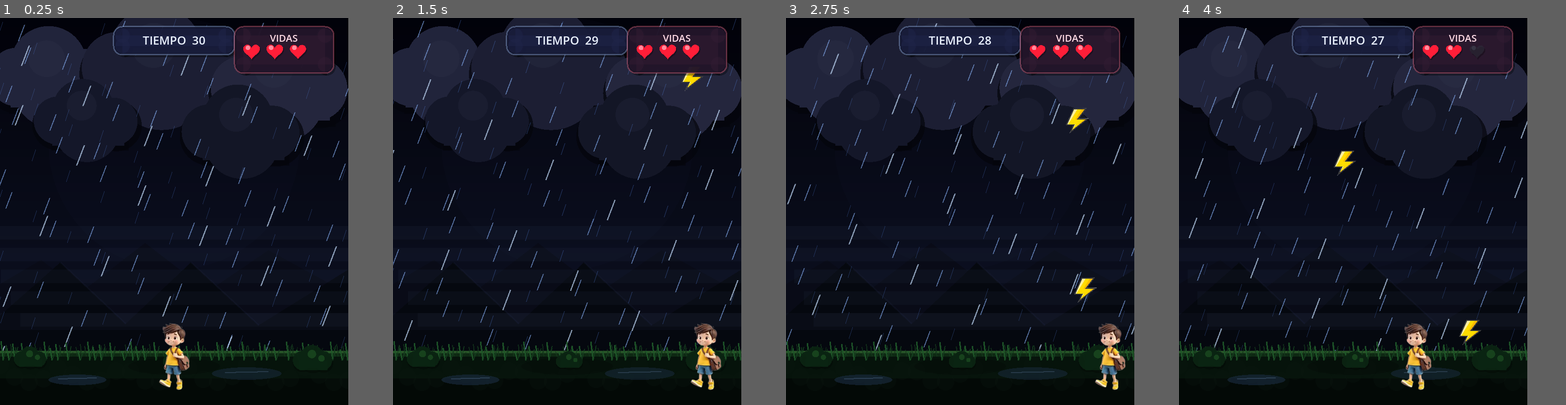
Above: before the commit, frames 1-4 (left to right).
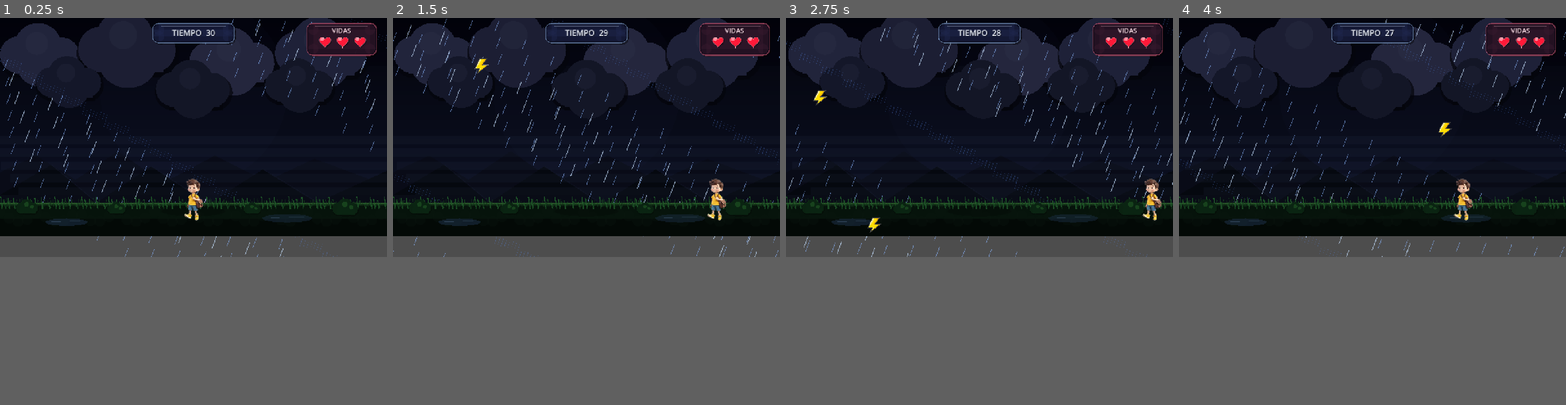
Above: after the commit, the same moments.

Repository: Dylan11092005/Minijuegos
Game: Godot game, scene res://minigame_rayo/MainRayo.tscn
Same seed, same stepped clock (60 frames per second), same inputs: the game is played once before the commit and once after it. This scene is started directly instead of the project's main scene.
Inputs (mouse positions are in pixels of both pictures, inside the frame that each line leads up to):
- Up to frame 1 (0.25 s): no input
- Up to frame 2 (1.5 s): move the mouse to (644, 192) at 0.52 s; hold Right (ui_right) 0.53-1.25 s; click (644, 192) at 0.67 s; drag from (497, 230) to (690, 37) at 1.27 s
- Up to frame 3 (2.75 s): move the mouse to (994, 126) at 2.02 s; hold Right (ui_right) from 2.03 s (still down)
- Up to frame 4 (4 s): release Right (ui_right) at 2.75 s; drag from (1333, 288) to (1469, 122) at 2.77 s; move the mouse to (1457, 269) at 3.52 s; hold Left (ui_left) from 3.53 s (still down)
In our replay, the window is 720x800 before the commit and 800x494 after it. These sizes can differ from the game's own. Grey fills any space a smaller window leaves; there, only what the larger window draws over its background counts as a difference.

The runs differ from the first frame. In frame 1, 27% of the frame differs, in the area x 0-100%, y 0-97%; in frame 2, 27%; in frame 3, 27%; in frame 4, 27%.

Commit message:
cambios en el juego y en la casilla

Diff:
--- a/minigame_rayo/MainRayo.tscn
+++ b/minigame_rayo/MainRayo.tscn
@@ -14,7 +14,7 @@
 script = ExtResource("3_0ej5d")
 
 [node name="PlayerRayo" parent="." unique_id=1999096692 instance=ExtResource("2_07qu5")]
-position = Vector2(360, 700)
+position = Vector2(640, 620)
 
 [node name="TimerSpawnRayos" type="Timer" parent="." unique_id=921495330]
 autostart = true
--- a/minigame_rayo/fondo_tormenta.gd
+++ b/minigame_rayo/fondo_tormenta.gd
@@ -1,4 +1,7 @@
 extends Node2D
+
+const ANCHO := 1280
+const ALTO := 720
 
 var tiempo := 0.0
 var flash := 0.0
@@ -44,25 +47,24 @@
 		var color_abajo := Color(0.055, 0.075, 0.15)
 		var color := color_arriba.lerp(color_abajo, t)
 
-		draw_rect(Rect2(0, i * 18, 720, 20), color)
-
-	# Oscuridad superior para dar profundidad
-	draw_rect(Rect2(0, 0, 720, 160), Color(0.0, 0.0, 0.035, 0.42))
-
-	# Brillo muy suave en el centro del cielo
-	draw_circle(Vector2(360, 260), 260, Color(0.15, 0.18, 0.35, 0.045))
+		draw_rect(Rect2(0, i * 16, ANCHO, 18), color)
+
+	# Oscuridad superior
+	draw_rect(Rect2(0, 0, ANCHO, 160), Color(0.0, 0.0, 0.035, 0.42))
+
+	# Brillo suave en el centro
+	draw_circle(Vector2(ANCHO / 2, 240), 310, Color(0.15, 0.18, 0.35, 0.045))
 
 
 func dibujar_luna_oculta():
-	var luna_pos := Vector2(585, 105)
-
-	# Resplandor de luna escondida
-	draw_circle(luna_pos, 55, Color(0.75, 0.82, 1.0, 0.09))
-	draw_circle(luna_pos, 42, Color(0.85, 0.88, 1.0, 0.16))
-	draw_circle(luna_pos + Vector2(-6, -4), 30, Color(0.93, 0.95, 1.0, 0.18))
-
-	# Sombra que la tapa parcialmente
-	draw_circle(luna_pos + Vector2(-20, -8), 35, Color(0.035, 0.045, 0.11, 0.62))
+	var luna_pos := Vector2(1080, 105)
+
+	draw_circle(luna_pos, 60, Color(0.75, 0.82, 1.0, 0.09))
+	draw_circle(luna_pos, 44, Color(0.85, 0.88, 1.0, 0.16))
+	draw_circle(luna_pos + Vector2(-6, -4), 31, Color(0.93, 0.95, 1.0, 0.18))
+
+	# Sombra para que parezca tapada por nubes
+	draw_circle(luna_pos + Vector2(-22, -8), 37, Color(0.035, 0.045, 0.11, 0.62))
 
 
 # =========================================================
@@ -72,37 +74,42 @@
 func dibujar_montanas():
 	# Montañas lejanas
 	var montanas_lejanas = PackedVector2Array([
-		Vector2(0, 680),
-		Vector2(0, 550),
-		Vector2(85, 500),
-		Vector2(170, 565),
-		Vector2(300, 465),
-		Vector2(430, 565),
-		Vector2(555, 480),
-		Vector2(720, 570),
-		Vector2(720, 680)
+		Vector2(0, 640),
+		Vector2(0, 510),
+		Vector2(120, 455),
+		Vector2(250, 535),
+		Vector2(390, 440),
+		Vector2(540, 545),
+		Vector2(710, 455),
+		Vector2(880, 540),
+		Vector2(1040, 465),
+		Vector2(1280, 555),
+		Vector2(1280, 640)
 	])
 	draw_colored_polygon(montanas_lejanas, Color(0.035, 0.045, 0.09))
 
 	# Montañas cercanas
 	var montanas_cercanas = PackedVector2Array([
-		Vector2(0, 720),
-		Vector2(0, 615),
-		Vector2(125, 505),
-		Vector2(260, 632),
-		Vector2(395, 505),
-		Vector2(535, 635),
-		Vector2(720, 520),
-		Vector2(720, 720)
+		Vector2(0, 690),
+		Vector2(0, 585),
+		Vector2(170, 485),
+		Vector2(320, 610),
+		Vector2(500, 490),
+		Vector2(690, 615),
+		Vector2(870, 500),
+		Vector2(1050, 610),
+		Vector2(1280, 505),
+		Vector2(1280, 690)
 	])
 	draw_colored_polygon(montanas_cercanas, Color(0.022, 0.032, 0.06))
 
-	# Sombras diagonales
-	draw_line(Vector2(125, 505), Vector2(260, 632), Color(0.08, 0.10, 0.18, 0.35), 3)
-	draw_line(Vector2(395, 505), Vector2(535, 635), Color(0.08, 0.10, 0.18, 0.35), 3)
+	# Sombras
+	draw_line(Vector2(170, 485), Vector2(320, 610), Color(0.08, 0.10, 0.18, 0.35), 3)
+	draw_line(Vector2(500, 490), Vector2(690, 615), Color(0.08, 0.10, 0.18, 0.35), 3)
+	draw_line(Vector2(870, 500), Vector2(1050, 610), Color(0.08, 0.10, 0.18, 0.35), 3)
 
 	# Neblina baja sobre montañas
-	draw_rect(Rect2(0, 610, 720, 35), Color(0.35, 0.42, 0.65, 0.045))
+	draw_rect(Rect2(0, 585, ANCHO, 35), Color(0.35, 0.42, 0.65, 0.045))
 
 
 # =========================================================
@@ -110,17 +117,19 @@
 # =========================================================
 
 func dibujar_nubes():
-	var movimiento_lento := sin(tiempo * 0.35) * 8
-	var movimiento_medio := sin(tiempo * 0.55) * 12
+	var movimiento_lento := sin(tiempo * 0.35) * 10
+	var movimiento_medio := sin(tiempo * 0.55) * 14
 
 	# Nubes superiores
-	dibujar_nube(Vector2(35 + movimiento_lento, 95), 1.35, Color(0.13, 0.14, 0.23))
-	dibujar_nube(Vector2(245 - movimiento_medio, 70), 1.65, Color(0.11, 0.12, 0.20))
-	dibujar_nube(Vector2(500 + movimiento_lento, 115), 1.45, Color(0.14, 0.15, 0.24))
-
-	# Nubes medias más oscuras
-	dibujar_nube(Vector2(120 - movimiento_lento, 190), 1.10, Color(0.08, 0.09, 0.16))
-	dibujar_nube(Vector2(430 + movimiento_medio, 210), 1.25, Color(0.075, 0.085, 0.15))
+	dibujar_nube(Vector2(60 + movimiento_lento, 95), 1.35, Color(0.13, 0.14, 0.23))
+	dibujar_nube(Vector2(335 - movimiento_medio, 70), 1.65, Color(0.11, 0.12, 0.20))
+	dibujar_nube(Vector2(690 + movimiento_lento, 115), 1.45, Color(0.14, 0.15, 0.24))
+	dibujar_nube(Vector2(980 - movimiento_lento, 85), 1.55, Color(0.12, 0.13, 0.22))
+
+	# Nubes medias oscuras
+	dibujar_nube(Vector2(170 - movimiento_lento, 190), 1.10, Color(0.08, 0.09, 0.16))
+	dibujar_nube(Vector2(570 + movimiento_medio, 210), 1.25, Color(0.075, 0.085, 0.15))
+	dibujar_nube(Vector2(930 - movimiento_medio, 200), 1.15, Color(0.075, 0.085, 0.15))
 
 
 func dibujar_nube(pos: Vector2, escala: float, color_nube: Color):
@@ -132,14 +141,14 @@
 	draw_circle(pos + Vector2(110, 30) * escala, 48 * escala, sombra)
 	draw_rect(Rect2(pos.x - 12 * escala, pos.y + 28 * escala, 145 * escala, 48 * escala), sombra)
 
-	# Cuerpo de nube
+	# Cuerpo principal
 	draw_circle(pos + Vector2(0, 20) * escala, 45 * escala, color_nube)
 	draw_circle(pos + Vector2(48, 0) * escala, 58 * escala, color_nube)
 	draw_circle(pos + Vector2(105, 22) * escala, 45 * escala, color_nube)
 	draw_circle(pos + Vector2(55, 36) * escala, 62 * escala, color_nube)
 	draw_rect(Rect2(pos.x - 10 * escala, pos.y + 22 * escala, 135 * escala, 45 * escala), color_nube)
 
-	# Brillo leve
+	# Brillo superior leve
 	draw_circle(pos + Vector2(45, -8) * escala, 28 * escala, Color(0.25, 0.27, 0.36, 0.14))
 
 
@@ -148,10 +157,10 @@
 # =========================================================
 
 func dibujar_lluvia():
-	# Lluvia fina del fondo
-	for i in range(95):
-		var x = fmod(i * 71 + tiempo * 165, 780) - 40
-		var y = fmod(i * 43 + tiempo * 410, 820)
+	# Lluvia fina de fondo
+	for i in range(140):
+		var x = fmod(i * 71 + tiempo * 165, ANCHO + 80) - 40
+		var y = fmod(i * 43 + tiempo * 410, ALTO + 100)
 
 		draw_line(
 			Vector2(x, y),
@@ -161,9 +170,9 @@
 		)
 
 	# Lluvia principal
-	for i in range(75):
-		var x = fmod(i * 91 + tiempo * 260, 780) - 40
-		var y = fmod(i * 59 + tiempo * 560, 830)
+	for i in range(115):
+		var x = fmod(i * 91 + tiempo * 260, ANCHO + 80) - 40
+		var y = fmod(i * 59 + tiempo * 560, ALTO + 110)
 
 		draw_line(
 			Vector2(x, y),
@@ -172,10 +181,10 @@
 			2
 		)
 
-	# Lluvia frontal más fuerte
-	for i in range(28):
-		var x = fmod(i * 127 + tiempo * 390, 800) - 50
-		var y = fmod(i * 83 + tiempo * 720, 850)
+	# Lluvia frontal
+	for i in range(45):
+		var x = fmod(i * 127 + tiempo * 390, ANCHO + 100) - 50
+		var y = fmod(i * 83 + tiempo * 720, ALTO + 130)
 
 		draw_line(
 			Vector2(x, y),
@@ -186,13 +195,13 @@
 
 
 func dibujar_neblina():
-	var offset := sin(tiempo * 0.45) * 18
+	var offset := sin(tiempo * 0.45) * 22
 
 	for i in range(5):
-		var y := 430 + i * 45
+		var y := 390 + i * 42
 
 		draw_rect(
-			Rect2(-40 + offset + i * 20, y, 800, 28),
+			Rect2(-60 + offset + i * 30, y, ANCHO + 120, 28),
 			Color(0.45, 0.55, 0.75, 0.045)
 		)
 
@@ -202,19 +211,19 @@
 # =========================================================
 
 func dibujar_suelo():
-	# Base del terreno con varias capas
-	draw_rect(Rect2(0, 688, 720, 112), Color(0.018, 0.050, 0.035))
-	draw_rect(Rect2(0, 700, 720, 100), Color(0.025, 0.075, 0.045))
-	draw_rect(Rect2(0, 745, 720, 55), Color(0.012, 0.032, 0.023, 0.90))
+	# Base del terreno con capas
+	draw_rect(Rect2(0, 610, ANCHO, 110), Color(0.018, 0.050, 0.035))
+	draw_rect(Rect2(0, 622, ANCHO, 98), Color(0.025, 0.075, 0.045))
+	draw_rect(Rect2(0, 665, ANCHO, 55), Color(0.012, 0.032, 0.023, 0.90))
 
 	# Línea superior de césped
-	draw_rect(Rect2(0, 688, 720, 5), Color(0.16, 0.34, 0.16, 0.95))
-	draw_rect(Rect2(0, 693, 720, 7), Color(0.06, 0.17, 0.08, 0.90))
-
-	# Textura suave del suelo
-	for i in range(28):
+	draw_rect(Rect2(0, 610, ANCHO, 5), Color(0.16, 0.34, 0.16, 0.95))
+	draw_rect(Rect2(0, 615, ANCHO, 7), Color(0.06, 0.17, 0.08, 0.90))
+
+	# Textura suave
+	for i in range(46):
 		var x := i * 30
-		var y := 718 + int(abs(sin(i * 2.4)) * 36)
+		var y := 640 + int(abs(sin(i * 2.4)) * 34)
 
 		draw_circle(
 			Vector2(x, y),
@@ -223,60 +232,61 @@
 		)
 
 	# Sombra donde se apoya el jugador
-	draw_oval(Vector2(360, 720), Vector2(95, 18), Color(0.0, 0.0, 0.0, 0.20))
+	dibujar_ovalo(Vector2(640, 638), Vector2(105, 18), Color(0.0, 0.0, 0.0, 0.20))
 
 
 func dibujar_detalles_suelo():
 	# Pasto de fondo
-	for i in range(58):
+	for i in range(95):
 		var x := i * 13 + int(sin(i * 1.7) * 5)
 		var alto := 10 + int(abs(sin(i * 2.3)) * 17)
 
 		draw_line(
-			Vector2(x, 700),
-			Vector2(x - 3, 700 - alto),
+			Vector2(x, 622),
+			Vector2(x - 3, 622 - alto),
 			Color(0.08, 0.22, 0.11, 0.75),
 			2
 		)
 
 		draw_line(
-			Vector2(x + 4, 700),
-			Vector2(x + 8, 700 - alto * 0.75),
+			Vector2(x + 4, 622),
+			Vector2(x + 8, 622 - alto * 0.75),
 			Color(0.06, 0.18, 0.09, 0.65),
 			2
 		)
 
-	# Pasto frontal más visible
-	for i in range(42):
+	# Pasto frontal más definido
+	for i in range(72):
 		var x := i * 18 + int(cos(i * 1.3) * 7)
 		var alto := 18 + int(abs(cos(i * 1.9)) * 22)
 
 		draw_line(
-			Vector2(x, 708),
-			Vector2(x - 5, 708 - alto),
+			Vector2(x, 630),
+			Vector2(x - 5, 630 - alto),
 			Color(0.12, 0.34, 0.16, 0.92),
 			3
 		)
 
 		draw_line(
-			Vector2(x, 708),
-			Vector2(x + 6, 708 - alto * 0.8),
+			Vector2(x, 630),
+			Vector2(x + 6, 630 - alto * 0.8),
 			Color(0.08, 0.25, 0.12, 0.85),
 			2
 		)
 
 	# Arbustos
-	dibujar_arbusto(Vector2(45, 705), 0.9)
-	dibujar_arbusto(Vector2(625, 708), 1.1)
-	dibujar_arbusto(Vector2(350, 710), 0.75)
+	dibujar_arbusto(Vector2(70, 628), 1.0)
+	dibujar_arbusto(Vector2(1120, 630), 1.15)
+	dibujar_arbusto(Vector2(370, 632), 0.8)
+	dibujar_arbusto(Vector2(820, 632), 0.75)
 
 	# Charcos
-	dibujar_charco(Vector2(160, 748), Vector2(60, 11), Color(0.10, 0.17, 0.25, 0.62))
-	dibujar_charco(Vector2(510, 735), Vector2(72, 13), Color(0.10, 0.17, 0.25, 0.50))
+	dibujar_charco(Vector2(220, 675), Vector2(70, 12), Color(0.10, 0.17, 0.25, 0.62))
+	dibujar_charco(Vector2(950, 662), Vector2(82, 14), Color(0.10, 0.17, 0.25, 0.50))
 
 	# Brillos de charcos
-	draw_line(Vector2(120, 746), Vector2(200, 744), Color(0.62, 0.78, 1.0, 0.18), 2)
-	draw_line(Vector2(465, 733), Vector2(555, 731), Color(0.62, 0.78, 1.0, 0.16), 2)
+	draw_line(Vector2(170, 673), Vector2(265, 671), Color(0.62, 0.78, 1.0, 0.18), 2)
+	draw_line(Vector2(895, 660), Vector2(1005, 658), Color(0.62, 0.78, 1.0, 0.16), 2)
 
 
 func dibujar_arbusto(pos: Vector2, escala: float):
@@ -298,15 +308,14 @@
 
 
 func dibujar_charco(center: Vector2, radius: Vector2, color: Color):
-	draw_oval(center, radius, color)
-
-
-func draw_oval(center: Vector2, radius: Vector2, color: Color):
+	dibujar_ovalo(center, radius, color)
+
+
+func dibujar_ovalo(center: Vector2, radius: Vector2, color: Color):
 	var puntos := PackedVector2Array()
 
 	for i in range(36):
 		var angulo := TAU * float(i) / 36.0
-
 		puntos.append(Vector2(
 			center.x + cos(angulo) * radius.x,
 			center.y + sin(angulo) * radius.y
@@ -324,13 +333,13 @@
 		return
 
 	var puntos = PackedVector2Array([
-		Vector2(565, 0),
-		Vector2(535, 95),
-		Vector2(575, 95),
-		Vector2(510, 230),
-		Vector2(595, 110),
-		Vector2(555, 110),
-		Vector2(610, 0)
+		Vector2(1040, 0),
+		Vector2(1000, 90),
+		Vector2(1055, 90),
+		Vector2(970, 225),
+		Vector2(1085, 105),
+		Vector2(1035, 105),
+		Vector2(1110, 0)
 	])
 
 	# Resplandor azul
@@ -348,6 +357,6 @@
 		return
 
 	draw_rect(
-		Rect2(0, 0, 720, 800),
+		Rect2(0, 0, ANCHO, ALTO),
 		Color(0.85, 0.9, 1.0, flash * intensidad_flash)
 	)
--- a/minigame_rayo/hud_rayo.gd
+++ b/minigame_rayo/hud_rayo.gd
@@ -1,4 +1,7 @@
 extends Node2D
+
+const ANCHO := 1280
+const ALTO := 720
 
 var tiempo_actual := 30
 var vidas_actuales := 3
@@ -6,6 +9,7 @@
 
 var pulso := 0.0
 
+
 func _process(delta):
 	pulso += delta
 	queue_redraw()
@@ -13,7 +17,7 @@
 
 func actualizar_hud(tiempo: int, vidas: int, nuevo_mensaje: String = ""):
 	tiempo_actual = tiempo
-	vidas_actuales = vidas
+	vidas_actuales = clamp(vidas, 0, 3)
 	mensaje = nuevo_mensaje
 	queue_redraw()
 
@@ -25,114 +29,234 @@
 	dibujar_mensaje()
 
 
+# =========================================================
+# PANEL DEL TIEMPO
+# =========================================================
+
 func dibujar_panel_tiempo():
-	var pos := Vector2(235, 18)
-	var size := Vector2(250, 58)
-
-	dibujar_rect_redondeado(pos + Vector2(4, 5), size, 18, Color(0, 0, 0, 0.35))
-	dibujar_rect_redondeado(pos, size, 18, Color(0.06, 0.07, 0.16, 0.92))
-	dibujar_rect_redondeado(pos + Vector2(3, 3), size - Vector2(6, 6), 15, Color(0.12, 0.14, 0.28, 0.55))
+	var size := Vector2(270, 64)
+	var pos := Vector2((ANCHO - size.x) / 2, 18)
+
+	# Sombra
+	dibujar_rect_redondeado(pos + Vector2(5, 6), size, 20, Color(0, 0, 0, 0.38))
+
+	# Fondo del panel
+	dibujar_rect_redondeado(pos, size, 20, Color(0.045, 0.055, 0.13, 0.95))
+
+	# Brillo interno
+	dibujar_rect_redondeado(pos + Vector2(4, 4), size - Vector2(8, 8), 17, Color(0.12, 0.15, 0.30, 0.45))
 
 	# Borde
-	dibujar_borde_redondeado(pos, size, 18, Color(0.65, 0.78, 1.0, 0.35), 3)
+	dibujar_borde_redondeado(pos, size, 20, Color(0.62, 0.78, 1.0, 0.45), 3)
+
+	# Línea decorativa superior
+	draw_line(
+		pos + Vector2(28, 8),
+		pos + Vector2(size.x - 28, 8),
+		Color(0.85, 0.92, 1.0, 0.28),
+		2
+	)
 
 	var font := ThemeDB.fallback_font
 	var texto := "TIEMPO  " + str(tiempo_actual)
 
-	draw_string(
-		font,
-		pos + Vector2(0, 37),
+	# Sombra del texto
+	draw_string(
+		font,
+		pos + Vector2(2, 43),
 		texto,
 		HORIZONTAL_ALIGNMENT_CENTER,
 		size.x,
-		24,
-		Color(0.92, 0.95, 1.0)
-	)
-
+		26,
+		Color(0, 0, 0, 0.55)
+	)
+
+	# Texto principal
+	draw_string(
+		font,
+		pos + Vector2(0, 41),
+		texto,
+		HORIZONTAL_ALIGNMENT_CENTER,
+		size.x,
+		26,
+		Color(0.95, 0.97, 1.0)
+	)
+
+
+# =========================================================
+# PANEL DE VIDAS
+# =========================================================
 
 func dibujar_panel_vidas():
-	var pos := Vector2(485, 18)
-	var size := Vector2(205, 96)
-
-	dibujar_rect_redondeado(pos + Vector2(4, 5), size, 18, Color(0, 0, 0, 0.35))
-	dibujar_rect_redondeado(pos, size, 18, Color(0.08, 0.06, 0.13, 0.92))
-	dibujar_rect_redondeado(pos + Vector2(3, 3), size - Vector2(6, 6), 15, Color(0.20, 0.11, 0.20, 0.45))
-
-	dibujar_borde_redondeado(pos, size, 18, Color(1.0, 0.45, 0.55, 0.35), 3)
+	var size := Vector2(230, 105)
+	var pos := Vector2(ANCHO - size.x - 35, 18)
+
+	# Sombra
+	dibujar_rect_redondeado(pos + Vector2(5, 6), size, 20, Color(0, 0, 0, 0.38))
+
+	# Fondo del panel
+	dibujar_rect_redondeado(pos, size, 20, Color(0.08, 0.045, 0.10, 0.95))
+
+	# Brillo interno
+	dibujar_rect_redondeado(pos + Vector2(4, 4), size - Vector2(8, 8), 17, Color(0.22, 0.10, 0.18, 0.42))
+
+	# Borde rosado
+	dibujar_borde_redondeado(pos, size, 20, Color(1.0, 0.42, 0.55, 0.45), 3)
+
+	# Línea decorativa
+	draw_line(
+		pos + Vector2(28, 8),
+		pos + Vector2(size.x - 28, 8),
+		Color(1.0, 0.78, 0.84, 0.25),
+		2
+	)
 
 	var font := ThemeDB.fallback_font
 
-	draw_string(
-		font,
-		pos + Vector2(0, 31),
+	# Sombra texto
+	draw_string(
+		font,
+		pos + Vector2(2, 34),
 		"VIDAS",
 		HORIZONTAL_ALIGNMENT_CENTER,
 		size.x,
-		20,
-		Color(1.0, 0.86, 0.90)
-	)
-
+		22,
+		Color(0, 0, 0, 0.55)
+	)
+
+	# Texto principal
+	draw_string(
+		font,
+		pos + Vector2(0, 32),
+		"VIDAS",
+		HORIZONTAL_ALIGNMENT_CENTER,
+		size.x,
+		22,
+		Color(1.0, 0.88, 0.92)
+	)
+
+
+# =========================================================
+# CORAZONES
+# =========================================================
 
 func dibujar_corazones():
-	var inicio := Vector2(520, 68)
-	var separacion := 48
+	var inicio := Vector2(ANCHO - 205, 78)
+	var separacion := 58
 
 	for i in range(3):
 		var centro := inicio + Vector2(i * separacion, 0)
 
 		if i < vidas_actuales:
-			var escala := 1.0 + sin(pulso * 4.0 + i) * 0.04
-			dibujar_corazon(centro, 1.05 * escala, Color(1.0, 0.12, 0.22), Color(1.0, 0.55, 0.62))
+			var escala := 1.15 + sin(pulso * 4.0 + i) * 0.04
+			dibujar_corazon(
+				centro,
+				escala,
+				Color(1.0, 0.10, 0.22),
+				Color(1.0, 0.55, 0.62),
+				true
+			)
 		else:
-			dibujar_corazon(centro, 0.95, Color(0.18, 0.18, 0.23, 0.55), Color(0.35, 0.35, 0.42, 0.35))
-
+			dibujar_corazon(
+				centro,
+				1.05,
+				Color(0.18, 0.18, 0.23, 0.55),
+				Color(0.38, 0.38, 0.45, 0.35),
+				false
+			)
+
+
+func dibujar_corazon(center: Vector2, scale: float, color_base: Color, color_brillo: Color, activo: bool):
+	var puntos := PackedVector2Array()
+
+	for i in range(48):
+		var t := TAU * float(i) / 48.0
+
+		var x := 16.0 * pow(sin(t), 3)
+		var y := -(13.0 * cos(t) - 5.0 * cos(2.0 * t) - 2.0 * cos(3.0 * t) - cos(4.0 * t))
+
+		puntos.append(center + Vector2(x, y) * scale)
+
+	# Sombra del corazón
+	var sombra := PackedVector2Array()
+	for p in puntos:
+		sombra.append(p + Vector2(3, 4))
+
+	draw_colored_polygon(sombra, Color(0, 0, 0, 0.30))
+	draw_colored_polygon(puntos, color_base)
+
+	if activo:
+		# Brillo superior
+		draw_circle(center + Vector2(-8, -7) * scale, 5.0 * scale, color_brillo)
+		draw_circle(center + Vector2(-4, -10) * scale, 2.5 * scale, Color(1, 1, 1, 0.35))
+
+		# Borde suave
+		draw_polyline(puntos, Color(1.0, 0.75, 0.78, 0.35), 2)
+	else:
+		# Línea diagonal para vida perdida
+		draw_line(
+			center + Vector2(-18, -18),
+			center + Vector2(18, 18),
+			Color(0.08, 0.08, 0.10, 0.75),
+			4
+		)
+
+
+# =========================================================
+# MENSAJE DE GANAR / PERDER
+# =========================================================
 
 func dibujar_mensaje():
 	if mensaje == "":
 		return
 
-	var pos := Vector2(150, 295)
-	var size := Vector2(420, 105)
-
-	dibujar_rect_redondeado(pos + Vector2(5, 6), size, 24, Color(0, 0, 0, 0.45))
-	dibujar_rect_redondeado(pos, size, 24, Color(0.05, 0.06, 0.13, 0.94))
-	dibujar_borde_redondeado(pos, size, 24, Color(0.75, 0.85, 1.0, 0.45), 3)
+	var size := Vector2(500, 130)
+	var pos := Vector2((ANCHO - size.x) / 2, 270)
+
+	# Sombra
+	dibujar_rect_redondeado(pos + Vector2(6, 8), size, 26, Color(0, 0, 0, 0.50))
+
+	# Fondo
+	dibujar_rect_redondeado(pos, size, 26, Color(0.04, 0.05, 0.12, 0.96))
+
+	# Brillo interno
+	dibujar_rect_redondeado(pos + Vector2(5, 5), size - Vector2(10, 10), 22, Color(0.12, 0.14, 0.28, 0.45))
+
+	# Borde
+	dibujar_borde_redondeado(pos, size, 26, Color(0.72, 0.84, 1.0, 0.50), 3)
 
 	var font := ThemeDB.fallback_font
 
-	draw_string(
-		font,
-		pos + Vector2(0, 43),
-		mensaje,
-		HORIZONTAL_ALIGNMENT_CENTER,
-		size.x,
-		24,
-		Color(1, 1, 1)
-	)
-
-
-func dibujar_corazon(center: Vector2, scale: float, color_base: Color, color_brillo: Color):
-	var puntos := PackedVector2Array()
-
-	for i in range(40):
-		var t := TAU * float(i) / 40.0
-
-		var x := 16.0 * pow(sin(t), 3)
-		var y := -(13.0 * cos(t) - 5.0 * cos(2.0 * t) - 2.0 * cos(3.0 * t) - cos(4.0 * t))
-
-		puntos.append(center + Vector2(x, y) * scale)
-
-	# Sombra
-	var sombra := PackedVector2Array()
-	for p in puntos:
-		sombra.append(p + Vector2(2, 3))
-
-	draw_colored_polygon(sombra, Color(0, 0, 0, 0.28))
-	draw_colored_polygon(puntos, color_base)
-
-	# Brillo pequeño
-	draw_circle(center + Vector2(-7, -6) * scale, 4.5 * scale, color_brillo)
-
+	var lineas := mensaje.split("\n")
+	var y_base := pos.y + 54
+
+	for i in range(lineas.size()):
+		var linea := lineas[i]
+
+		draw_string(
+			font,
+			Vector2(pos.x + 2, y_base + i * 34 + 2),
+			linea,
+			HORIZONTAL_ALIGNMENT_CENTER,
+			size.x,
+			27,
+			Color(0, 0, 0, 0.55)
+		)
+
+		draw_string(
+			font,
+			Vector2(pos.x, y_base + i * 34),
+			linea,
+			HORIZONTAL_ALIGNMENT_CENTER,
+			size.x,
+			27,
+			Color(1, 1, 1)
+		)
+
+
+# =========================================================
+# FUNCIONES PARA DIBUJAR PANELES
+# =========================================================
 
 func dibujar_rect_redondeado(pos: Vector2, size: Vector2, radio: float, color: Color):
 	draw_rect(Rect2(pos.x + radio, pos.y, size.x - radio * 2, size.y), color)
@@ -150,7 +274,7 @@
 	draw_line(pos + Vector2(0, radio), pos + Vector2(0, size.y - radio), color, grosor)
 	draw_line(pos + Vector2(size.x, radio), pos + Vector2(size.x, size.y - radio), color, grosor)
 
-	draw_arc(pos + Vector2(radio, radio), radio, PI, PI * 1.5, 16, color, grosor)
-	draw_arc(pos + Vector2(size.x - radio, radio), radio, PI * 1.5, TAU, 16, color, grosor)
-	draw_arc(pos + Vector2(radio, size.y - radio), radio, PI * 0.5, PI, 16, color, grosor)
-	draw_arc(pos + Vector2(size.x - radio, size.y - radio), radio, 0, PI * 0.5, 16, color, grosor)
+	draw_arc(pos + Vector2(radio, radio), radio, PI, PI * 1.5, 18, color, grosor)
+	draw_arc(pos + Vector2(size.x - radio, radio), radio, PI * 1.5, TAU, 18, color, grosor)
+	draw_arc(pos + Vector2(radio, size.y - radio), radio, PI * 0.5, PI, 18, color, grosor)
+	draw_arc(pos + Vector2(size.x - radio, size.y - radio), radio, 0, PI * 0.5, 18, color, grosor)
--- a/minigame_rayo/main_rayo.gd
+++ b/minigame_rayo/main_rayo.gd
@@ -32,7 +32,7 @@
 		return
 
 	var rayo = rayo_scene.instantiate()
-	rayo.position.x = randi_range(50, 670)
+	rayo.position.x = randi_range(80, 1200)
 	rayo.position.y = -50
 	add_child(rayo)
 
--- a/minigame_rayo/player_rayo.gd
+++ b/minigame_rayo/player_rayo.gd
@@ -1,15 +1,28 @@
 extends CharacterBody2D
 
-@export var speed := 400
+@export var speed := 600
 var vidas := 3
+var puede_recibir_daño := true
+
+func _ready():
+	vidas = 3
+
 
 func _physics_process(delta):
 	var direccion := 0
 
+	# Movimiento con flechas
 	if Input.is_action_pressed("ui_left"):
 		direccion -= 1
 
 	if Input.is_action_pressed("ui_right"):
+		direccion += 1
+
+	# Movimiento con A y D
+	if Input.is_key_pressed(KEY_A):
+		direccion -= 1
+
+	if Input.is_key_pressed(KEY_D):
 		direccion += 1
 
 	velocity.x = direccion * speed
@@ -17,5 +30,28 @@
 
 	move_and_slide()
 
-	# Para que no se salga de la pantalla
-	position.x = clamp(position.x, 50, 670)
+	# Límites para pantalla 1280 x 720
+	position.x = clamp(position.x, 70, 1210)
+	position.y = 600
+
+
+func recibir_daño():
+	if puede_recibir_daño == false:
+		return
+
+	vidas -= 1
+	vidas = max(vidas, 0)
+
+	puede_recibir_daño = false
+	parpadear_daño()
+
+	await get_tree().create_timer(0.8).timeout
+	puede_recibir_daño = true
+
+
+func parpadear_daño():
+	for i in range(4):
+		visible = false
+		await get_tree().create_timer(0.08).timeout
+		visible = true
+		await get_tree().create_timer(0.08).timeout
--- a/minigame_rayo/rayo.gd
+++ b/minigame_rayo/rayo.gd
@@ -1,14 +1,15 @@
 extends Area2D
 
-@export var velocidad_caida := 350
+@export var velocidad_caida := 420
 
 func _process(delta):
 	position.y += velocidad_caida * delta
 
-	if position.y > 850:
+	if position.y > 760:
 		queue_free()
+
 
 func _on_body_entered(body):
 	if body.name == "PlayerRayo":
-		body.vidas -= 1
+		body.recibir_daño()
 		queue_free()
--- a/project.godot
+++ b/project.godot
@@ -17,8 +17,8 @@
 
 [display]
 
-window/size/viewport_width=720
-window/size/viewport_height=800
+window/size/viewport_width=1280
+window/size/viewport_height=790
 window/size/mode=3
 window/stretch/mode="canvas_items"
 
